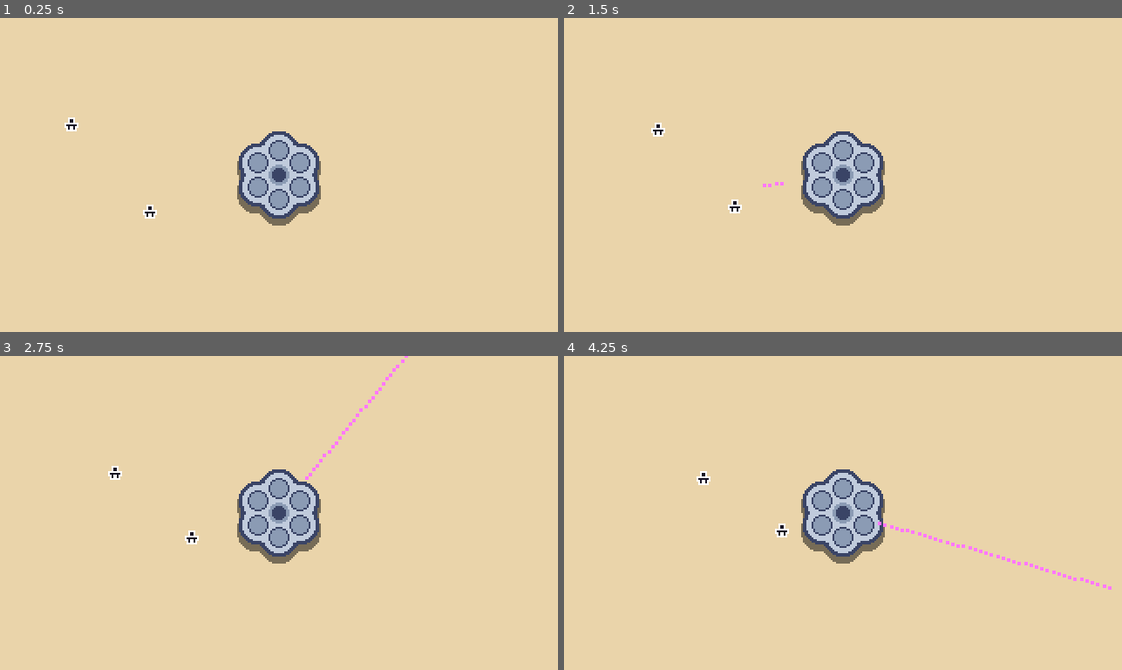
Above: before the commit, frames 1-4 (two rows, left to right).
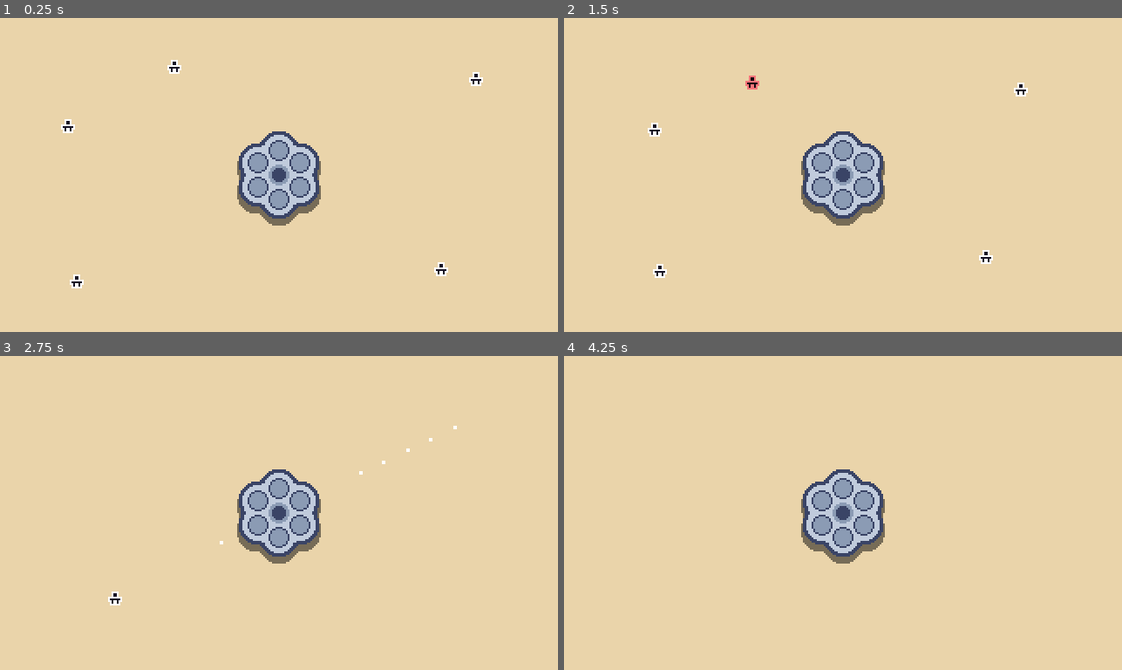
Above: after the commit, the same moments.

Repository: mrbartchak/revolver-game
Game: Godot game, scene res://core/main.tscn
Two runs of this game, one before a commit and one after it. Both use one fixed random seed, a clock stepped at 60 frames per second and the inputs below.
Inputs (mouse positions are in pixels of both pictures, inside the frame that each line leads up to):
- Up to frame 1 (0.25 s): no input
- Up to frame 2 (1.5 s): tap Enter (ui_accept) at 0.5, 1.35 s; move the mouse to (965, 159) at 0.52 s; hold Enter (ui_accept) 0.53-1.28 s; move the mouse to (731, 190) at 1.27 s
- Up to frame 3 (2.75 s): tap Enter (ui_accept) at 1.52, 1.82 s; move the mouse to (334, 443) at 2.02 s; hold Enter (ui_accept) from 2.03 s (still down)
- Up to frame 4 (4.25 s): move the mouse to (815, 575) at 2.77 s; release Enter (ui_accept) at 2.78 s; tap Enter (ui_accept) at 2.85, 3.02, 3.32 s; move the mouse to (1010, 560) at 3.52 s; hold Enter (ui_accept) from 3.53 s (still down)

The runs differ from the first frame. In frame 1, 0.5% of the frame differs, in the area x 10-87%, y 13-87%; in frame 2, 0.5%, in the area x 15-84%, y 18-83%; in frame 3, 0.5%; in frame 4, 0.5%.

Commit message:
some stuff

Diff:
--- a/core/main.tscn
+++ b/core/main.tscn
@@ -13,7 +13,16 @@
 projectile_scene = ExtResource("2_r77kf")
 
 [node name="Enemy" parent="World2D" instance=ExtResource("3_3gdo0")]
-position = Vector2(84, 112)
+position = Vector2(275, 34)
 
 [node name="Enemy2" parent="World2D" instance=ExtResource("3_3gdo0")]
-position = Vector2(39, 60)
+position = Vector2(37, 61)
+
+[node name="Enemy3" parent="World2D" instance=ExtResource("3_3gdo0")]
+position = Vector2(98, 26)
+
+[node name="Enemy4" parent="World2D" instance=ExtResource("3_3gdo0")]
+position = Vector2(42, 152)
+
+[node name="Enemy5" parent="World2D" instance=ExtResource("3_3gdo0")]
+position = Vector2(255, 145)
--- a/enemies/enemy.gd
+++ b/enemies/enemy.gd
@@ -1,12 +1,35 @@
 class_name Enemy
-extends Node2D
+extends CharacterBody2D
 
+@export var max_health: int = 10
 @export var movement_speed: float = 10.0
+
+var health: int
 var movement_direction: Vector2
 
+
 func _ready() -> void:
+	health = max_health
 	var screen_center = get_viewport_rect().size * 0.5
 	movement_direction = (screen_center - global_position).normalized()
+	$HitFlashTimer.timeout.connect(_on_hit_flash_timeout)
 
 func _physics_process(delta: float) -> void:
 	global_position += movement_direction * movement_speed * delta
+
+func take_damage(amount: int) -> void:
+	health -= amount
+	_play_hit_flash()
+	if health <= 0:
+		die()
+
+func die() -> void:
+	queue_free()
+
+#=== Visuals ===
+func _play_hit_flash() -> void:
+	$Sprite2D.modulate = Color("f6757a")
+	$HitFlashTimer.start()
+
+func _on_hit_flash_timeout() -> void:
+	$Sprite2D.modulate = Color.WHITE
--- a/enemies/enemy.tscn
+++ b/enemies/enemy.tscn
@@ -4,15 +4,19 @@
 [ext_resource type="Texture2D" uid="uid://1p42t8i1wggx" path="res://enemies/assets/enemy_base.png" id="1_fw1ev"]
 
 [sub_resource type="CircleShape2D" id="CircleShape2D_7frlh"]
-radius = 5.0
+radius = 7.0
 
-[node name="Enemy" type="Node2D"]
+[node name="Enemy" type="CharacterBody2D" groups=["enemies"]]
+collision_layer = 2
+collision_mask = 0
 script = ExtResource("1_7frlh")
 
 [node name="Sprite2D" type="Sprite2D" parent="."]
 texture = ExtResource("1_fw1ev")
 
-[node name="Area2D" type="Area2D" parent="."]
+[node name="CollisionShape2D" type="CollisionShape2D" parent="."]
+shape = SubResource("CircleShape2D_7frlh")
 
-[node name="CollisionShape2D" type="CollisionShape2D" parent="Area2D"]
-shape = SubResource("CircleShape2D_7frlh")
+[node name="HitFlashTimer" type="Timer" parent="."]
+wait_time = 0.08
+one_shot = true
--- a/project.godot
+++ b/project.godot
@@ -24,6 +24,12 @@
 window/stretch/mode="viewport"
 window/stretch/scale_mode="integer"
 
+[layer_names]
+
+2d_physics/layer_1="player"
+2d_physics/layer_2="enemies"
+2d_physics/layer_3="projectiles"
+
 [rendering]
 
 textures/canvas_textures/default_texture_filter=0
--- a/projectiles/projectile.gd
+++ b/projectiles/projectile.gd
@@ -1,18 +1,33 @@
 class_name Projectile
 extends Area2D
 
-var max_range: float = 360.0
-var direction: Vector2 = Vector2.ZERO
-var speed: float = 200.0
+@export var speed: float = 900.0
+@export var damage: int = 1
+@export var lifetime: float = 3.0
 
-var _travelled_distance: float = 0.0
+var velocity: Vector2
+var alive: bool = true
+
+func _ready() -> void:
+	monitoring = true
+
+	if lifetime > 0:
+		await get_tree().create_timer(lifetime).timeout
+		queue_free()
 
 func _physics_process(delta: float) -> void:
-	var distance: float = speed * delta
-	var motion: Vector2 = direction * distance
+	position += velocity * delta
 
-	position += motion
+func _on_body_entered(body: Node2D) -> void:
+	if not alive:
+		return
+	if not body.is_in_group("enemies"):
+		return
 
-	_travelled_distance += distance
-	if _travelled_distance > max_range:
-		queue_free()
+	alive = false
+	set_deferred("monitoring", false)
+
+	if body.has_method("take_damage"):
+		body.take_damage(damage)
+
+	queue_free()
--- a/projectiles/projectile.tscn
+++ b/projectiles/projectile.tscn
@@ -6,11 +6,15 @@
 radius = 1.0
 
 [node name="Projectile" type="Area2D"]
+collision_layer = 4
+collision_mask = 2
+monitorable = false
 script = ExtResource("1_wrf7x")
 
 [node name="Polygon2D" type="Polygon2D" parent="."]
-color = Color(1, 0.46666667, 1, 1)
 polygon = PackedVector2Array(-1, -1, 1, -1, 1, 1, -1, 1)
 
 [node name="CollisionShape2D" type="CollisionShape2D" parent="."]
 shape = SubResource("CircleShape2D_kixk3")
+
+[connection signal="body_entered" from="." to="." method="_on_body_entered"]
--- a/revolver/revolver.gd
+++ b/revolver/revolver.gd
@@ -14,19 +14,9 @@
 
 func _process(_delta: float) -> void:
 	if Input.is_action_pressed("ui_accept"):
-		print("test")
-		fire_projectile(get_global_mouse_position())
-
-func start_revolver() -> void:
-	if is_running:
-		return
-	is_running = true
-	revolver_loop()
-
-func revolver_loop() -> void:
-	while is_running and bullets_fired < MAX_BULLETS:
-		#fire_bullet()
-		bullets_fired += 1
+		var target = get_nearest_enemy()
+		if target:
+			fire_projectile(target.global_position)
 
 func fire_projectile(target: Vector2) -> void:
 	var radius: float = 22.0
@@ -34,5 +24,22 @@
 
 	var projectile: Projectile = projectile_scene.instantiate()
 	projectile.global_position = global_position + (direction * radius)
-	projectile.direction = direction
+	projectile.velocity = direction * projectile.speed
 	get_tree().current_scene.add_child(projectile)
+
+func get_nearest_enemy() -> Node2D:
+	var enemies: Array[Node] = get_tree().get_nodes_in_group("enemies")
+	if enemies.is_empty():
+		return null
+
+	var closest_enemy: Node2D = null
+	var closest_dist_sq: float = INF
+
+	for enemy in enemies:
+		enemy = enemy as Node2D
+		var dist_sq: float = global_position.distance_squared_to(enemy.global_position)
+		if dist_sq < closest_dist_sq:
+			closest_dist_sq = dist_sq
+			closest_enemy = enemy
+
+	return closest_enemy
